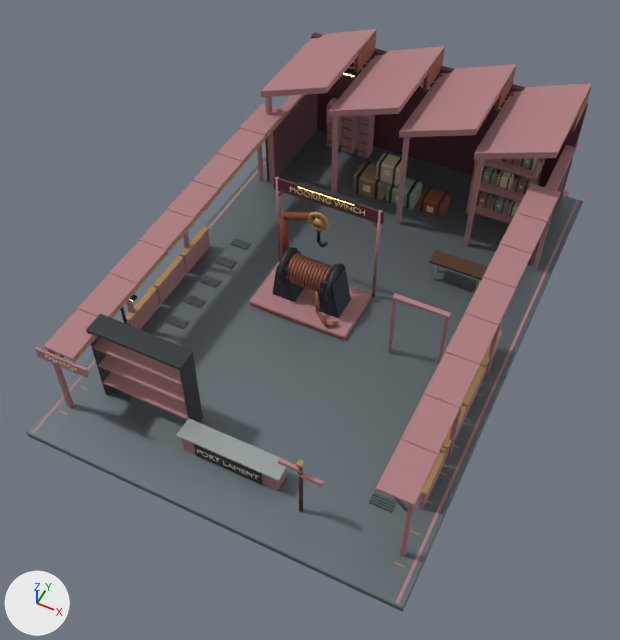
The glTF model assets/storefronts/candara-depot.glb as it was, and as the next commit left it.
The view is the same before and after, from a 50 mm camera at (11.2, -15.5, 29.8) aimed at (-0.3, 7.4, 1.2). The axes (+X, +Y, +Z) are drawn at lower left. The lights are the same throughout. The picture after the commit comes second. Vertices at exactly the same position are counted once.

Objects in the first picture: 'candara-depot'.
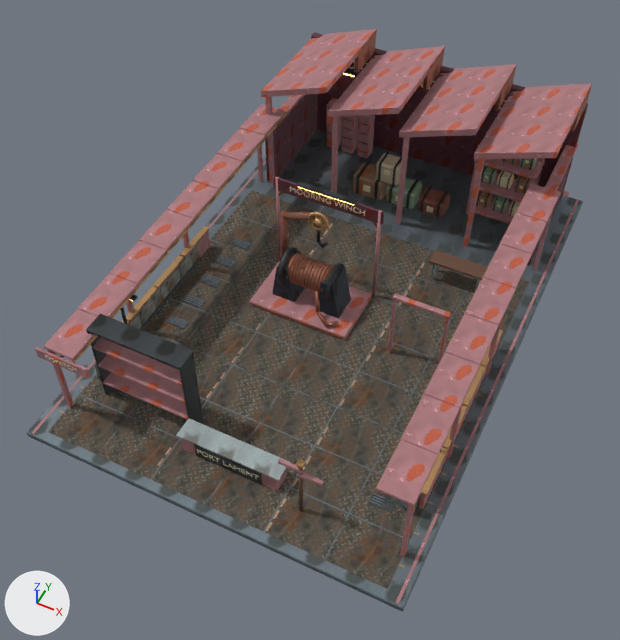
Edits to the scene script, one JSON object a line:
```json
{"op": "add", "block": "img_workskin", "code": ["img_workskin = load_image('workskin', '_unpacked/workskin', 256, 256, 'sRGB')"]}
{"op": "add", "block": "img_safety", "code": ["img_safety = load_image('safety', '_unpacked/safety', 256, 256, 'sRGB')"]}
{"op": "add", "block": "img_port_plate_roughness", "code": ["img_port_plate_roughness = load_image('Port plate roughness', '_unpacked/Port_plate_roughness', 256, 256, 'Non-Color')"]}
{"op": "add", "block": "img_port_plate_relief", "code": ["img_port_plate_relief = load_image('Port plate relief', '_unpacked/Port_plate_relief', 256, 256, 'Non-Color')"]}
{"op": "add", "block": "img_workdeck", "code": ["img_workdeck = load_image('workdeck', '_unpacked/workdeck', 256, 256, 'sRGB')"]}
{"op": "add", "block": "mat_workskin", "code": ["mat_workskin = bpy.data.materials.new('Workskin')", "# uses the picture img_port_paint2_relief", "# uses the picture img_port_paint2_roughness", "# uses the picture img_workskin"]}
{"op": "add", "block": "mat_safety", "code": ["mat_safety = bpy.data.materials.new('Safety')", "# uses the picture img_port_paint2_relief", "# uses the picture img_port_paint2_roughness", "# uses the picture img_safety"]}
{"op": "add", "block": "mat_workdeck", "code": ["mat_workdeck = bpy.data.materials.new('Workdeck')", "# uses the picture img_port_plate_relief", "# uses the picture img_port_plate_roughness", "# uses the picture img_workdeck"]}
{"block": "me_port_lament_cargo_dock_001", "where": "# used by ob_candara_depot; location = (0.0, 0.0, 0.0)"}
{"op": "remove", "block": "me_port_lament_cargo_dock_001", "code": "me_port_lament_cargo_dock_001.from_pydata(...)  # 15128 vertices, 28806 faces; spans x -8.4..8.4, y -2.6..22.7, z -0.5..6.9"}
{"op": "add", "block": "me_port_lament_cargo_dock_001", "code": "me_port_lament_cargo_dock_001.from_pydata(...)  # 20120 vertices, 37974 faces; spans x -8.4..8.4, y -2.6..22.7, z -0.5..6.9"}
{"block": "me_port_lament_cargo_dock_001", "change": "me_port_lament_cargo_dock_001 part 1: 2 vertices moved within x 7.5, y 1.9, z 0.0; 4512 vertices added at x -7.7..7.7, y -2.2..15.2, z 0.0..1.1"}
{"block": "me_port_lament_cargo_dock_001", "change": "me_port_lament_cargo_dock_001 part 2: 20062 kept faces spanning x -8.4..8.4, y -2.6..22.7, z -0.5..6.9 get new texture (UV) coordinates"}
{"block": "me_port_lament_cargo_dock_001", "change": "other edits to the shape of me_port_lament_cargo_dock_001 do not show in these pictures"}
{"op": "add", "block": "me_port_lament_cargo_dock_001", "code": "me_port_lament_cargo_dock_001.materials.append(mat_workdeck)"}
{"op": "add", "block": "me_port_lament_cargo_dock_001", "code": "me_port_lament_cargo_dock_001.materials.append(mat_safety)"}
{"op": "add", "block": "me_port_lament_cargo_dock_001", "code": "me_port_lament_cargo_dock_001.materials.append(mat_workskin)"}
```

Pixel boxes (x1, y1, x2, y2) of what changed, in the pictures (620 x 640 px):
```json
{"part": 1, "of": "me_port_lament_cargo_dock_001", "change": "built on", "after": [48, 190, 529, 589]}
{"part": 2, "of": "me_port_lament_cargo_dock_001", "change": "surface changed", "before": [27, 29, 591, 605], "after": [27, 29, 591, 605]}
```
